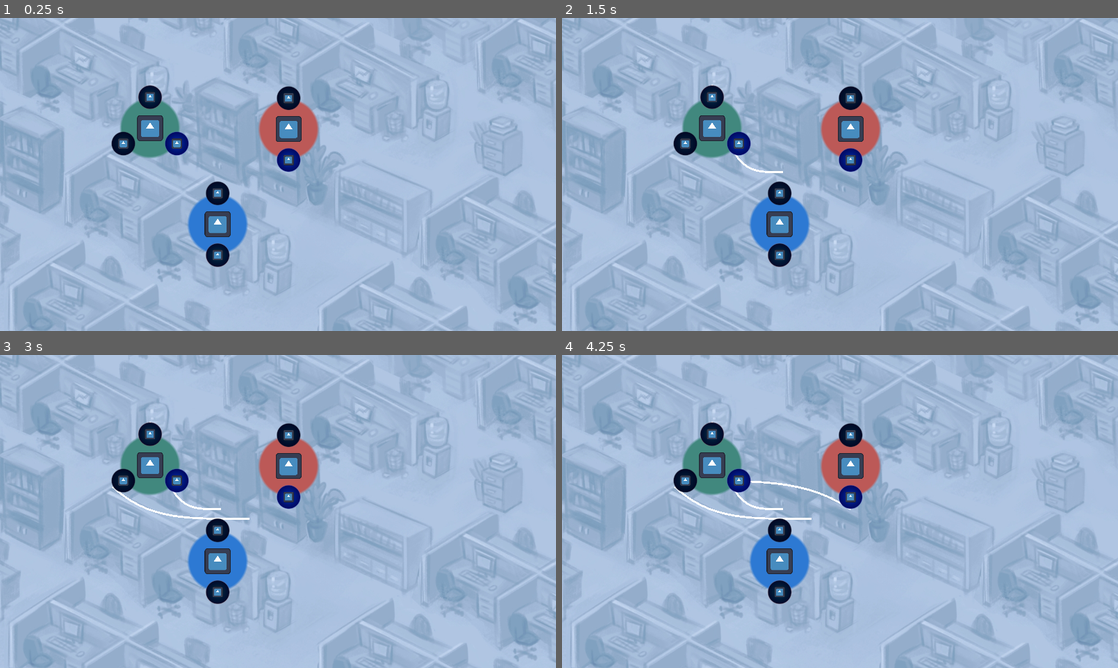
Above: before the commit, frames 1-4 (two rows, left to right).
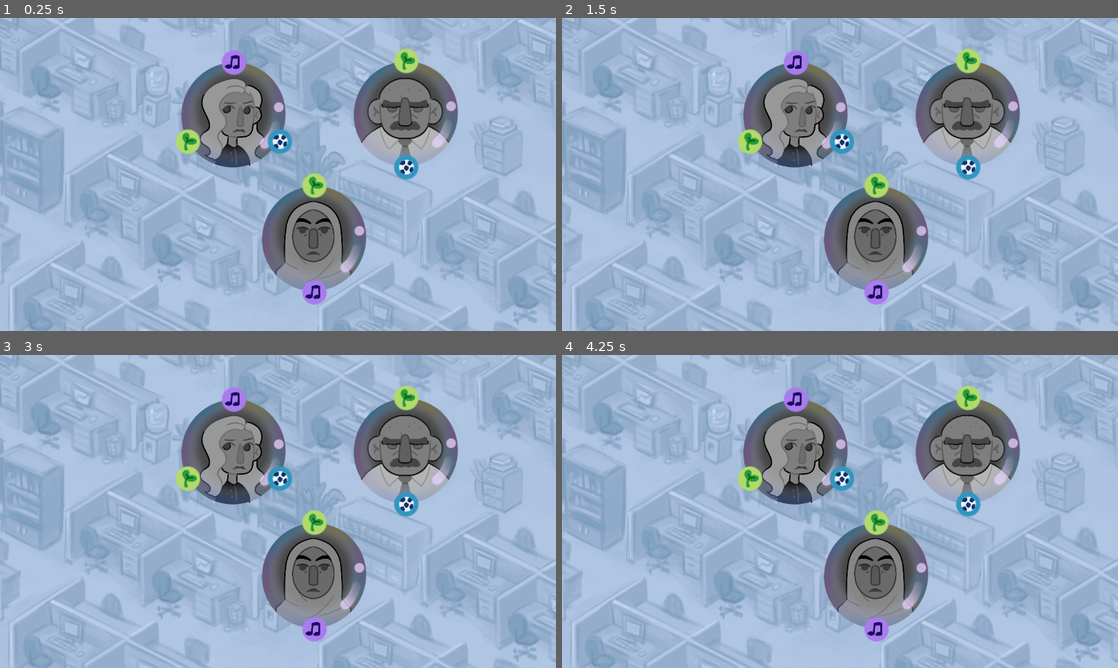
Above: after the commit, the same moments.

Repository: Andru7428/Teambuilding
Game: Godot game, scene res://main.tscn
Same seed, same stepped clock (60 frames per second), same inputs: the game is played once before the commit and once after it. The engine's default icon, where the game draws it, is replaced by a stand-in: a white triangle on a blue panel in a dark square.
Inputs (mouse positions are in pixels of both pictures, inside the frame that each line leads up to):
- Up to frame 1 (0.25 s): no input
- Up to frame 2 (1.5 s): tap Enter at 0.5 s; drag from (712, 96) to (851, 99) at 0.52 s; tap Space at 1.25 s; drag from (739, 143) to (851, 99) at 1.27 s
- Up to frame 3 (3 s): tap Enter at 2 s; move the mouse to (122, 480) at 2.02 s; press the mouse at (122, 480) at 2.03 s; release the mouse at (122, 480) at 2.75 s; tap Space at 2.75 s; drag from (289, 436) to (177, 480) at 2.77 s
- Up to frame 4 (4.25 s): tap Enter at 3.5 s; drag from (851, 495) to (684, 480) at 3.52 s

The runs differ from the first frame. In frame 1, 21% of the frame differs, in the area x 20-83%, y 9-92%; in frame 2, 21%; in frame 3, 21%; in frame 4, 21%.

Commit message:
Добавлена коллизия

Diff:
--- a/bubbles/bubble_1.tres
+++ b/bubbles/bubble_1.tres
@@ -1,14 +1,13 @@
 [gd_resource type="Resource" script_class="BubbleData" load_steps=7 format=3 uid="uid://cmoe4ygeyi4x0"]
 
-[ext_resource type="Texture2D" uid="uid://pggliaj12koj" path="res://icon.svg" id="1_djrx3"]
 [ext_resource type="Script" path="res://custom_resources/interest_data.gd" id="1_q4tfh"]
-[ext_resource type="Resource" uid="uid://kto7fn6m8nav" path="res://interests/movies.tres" id="3_3ou2o"]
+[ext_resource type="Texture2D" uid="uid://cxbfgvtqo7uy8" path="res://assets/bubbles/blonde2.png" id="1_yu76g"]
+[ext_resource type="Resource" uid="uid://kto7fn6m8nav" path="res://interests/music.tres" id="3_6jqj4"]
 [ext_resource type="Resource" uid="uid://cmnj6n0thkrdw" path="res://interests/sport.tres" id="4_w4i57"]
 [ext_resource type="Script" path="res://custom_resources/bubble_data.gd" id="5_ecpy2"]
-[ext_resource type="Resource" uid="uid://btgjfoki7boxa" path="res://interests/guns.tres" id="5_mjbwd"]
+[ext_resource type="Resource" uid="uid://btgjfoki7boxa" path="res://interests/plants.tres" id="5_fqdto"]
 
 [resource]
 script = ExtResource("5_ecpy2")
-color = Color(0.25326, 0.531867, 0.496013, 1)
-art = ExtResource("1_djrx3")
-interests = Array[ExtResource("1_q4tfh")]([ExtResource("3_3ou2o"), ExtResource("4_w4i57"), ExtResource("5_mjbwd")])
+art = ExtResource("1_yu76g")
+interests = Array[ExtResource("1_q4tfh")]([ExtResource("3_6jqj4"), ExtResource("4_w4i57"), ExtResource("5_fqdto")])
--- a/bubbles/bubble_2.tres
+++ b/bubbles/bubble_2.tres
@@ -1,13 +1,12 @@
-[gd_resource type="Resource" script_class="NodeData" load_steps=6 format=3 uid="uid://b0a71m858jxvk"]
+[gd_resource type="Resource" script_class="BubbleData" load_steps=6 format=3 uid="uid://b0a71m858jxvk"]
 
 [ext_resource type="Script" path="res://custom_resources/interest_data.gd" id="1_6y4m4"]
-[ext_resource type="Texture2D" uid="uid://pggliaj12koj" path="res://icon.svg" id="1_a3ma0"]
+[ext_resource type="Texture2D" uid="uid://b5bjyw5c26fu8" path="res://assets/bubbles/ded2.png" id="1_g7emb"]
 [ext_resource type="Script" path="res://custom_resources/bubble_data.gd" id="2_f0o7p"]
-[ext_resource type="Resource" uid="uid://btgjfoki7boxa" path="res://interests/guns.tres" id="3_jv0jh"]
+[ext_resource type="Resource" uid="uid://btgjfoki7boxa" path="res://interests/plants.tres" id="3_euopu"]
 [ext_resource type="Resource" uid="uid://cmnj6n0thkrdw" path="res://interests/sport.tres" id="4_r5ap6"]
 
 [resource]
 script = ExtResource("2_f0o7p")
-color = Color(0.73684, 0.348982, 0.341799, 1)
-art = ExtResource("1_a3ma0")
-interests = Array[ExtResource("1_6y4m4")]([ExtResource("3_jv0jh"), ExtResource("4_r5ap6")])
+art = ExtResource("1_g7emb")
+interests = Array[ExtResource("1_6y4m4")]([ExtResource("3_euopu"), ExtResource("4_r5ap6")])
--- a/bubbles/bubble_3.tres
+++ b/bubbles/bubble_3.tres
@@ -1,13 +1,12 @@
-[gd_resource type="Resource" script_class="NodeData" load_steps=6 format=3 uid="uid://xfbsxkoly6pi"]
+[gd_resource type="Resource" script_class="BubbleData" load_steps=6 format=3 uid="uid://xfbsxkoly6pi"]
 
-[ext_resource type="Texture2D" uid="uid://pggliaj12koj" path="res://icon.svg" id="1_6ka80"]
 [ext_resource type="Script" path="res://custom_resources/interest_data.gd" id="1_dg8qa"]
+[ext_resource type="Texture2D" uid="uid://ckwgybuerd7sm" path="res://assets/bubbles/hijab2.png" id="1_u0llv"]
 [ext_resource type="Script" path="res://custom_resources/bubble_data.gd" id="2_vydso"]
-[ext_resource type="Resource" uid="uid://btgjfoki7boxa" path="res://interests/guns.tres" id="3_mrjf2"]
-[ext_resource type="Resource" uid="uid://kto7fn6m8nav" path="res://interests/movies.tres" id="4_fys25"]
+[ext_resource type="Resource" uid="uid://btgjfoki7boxa" path="res://interests/plants.tres" id="3_mb17a"]
+[ext_resource type="Resource" uid="uid://kto7fn6m8nav" path="res://interests/music.tres" id="4_wso63"]
 
 [resource]
 script = ExtResource("2_vydso")
-color = Color(0.176708, 0.475674, 0.827341, 1)
-art = ExtResource("1_6ka80")
-interests = Array[ExtResource("1_dg8qa")]([ExtResource("3_mrjf2"), ExtResource("4_fys25")])
+art = ExtResource("1_u0llv")
+interests = Array[ExtResource("1_dg8qa")]([ExtResource("3_mb17a"), ExtResource("4_wso63")])
--- a/custom_resources/bubble_data.gd
+++ b/custom_resources/bubble_data.gd
@@ -1,6 +1,5 @@
 class_name BubbleData
 extends Resource
 
-@export_color_no_alpha var color: Color = Color(1, 1, 1)
 @export var art: Texture
 @export var interests: Array[InterestData]
--- a/custom_resources/interest_data.gd
+++ b/custom_resources/interest_data.gd
@@ -2,5 +2,4 @@
 extends Resource
 
 @export var id: int
-@export_color_no_alpha var color: Color = Color(1, 1, 1)
 @export var art: Texture
--- a/interests/guns.tres
+++ /dev/null
@@ -1,10 +0,0 @@
-[gd_resource type="Resource" script_class="InterestData" load_steps=3 format=3 uid="uid://btgjfoki7boxa"]
-
-[ext_resource type="Script" path="res://custom_resources/interest_data.gd" id="1_nq55t"]
-[ext_resource type="Texture2D" uid="uid://pggliaj12koj" path="res://icon.svg" id="1_r42ij"]
-
-[resource]
-script = ExtResource("1_nq55t")
-id = 0
-color = Color(0.320244, 0.320244, 0.320244, 1)
-art = ExtResource("1_r42ij")
--- a/interests/movies.tres
+++ /dev/null
@@ -1,10 +0,0 @@
-[gd_resource type="Resource" script_class="InterestData" load_steps=3 format=3 uid="uid://kto7fn6m8nav"]
-
-[ext_resource type="Texture2D" uid="uid://pggliaj12koj" path="res://icon.svg" id="1_5uoxg"]
-[ext_resource type="Script" path="res://custom_resources/interest_data.gd" id="1_21ni6"]
-
-[resource]
-script = ExtResource("1_21ni6")
-id = 0
-color = Color(0.750228, 0.438663, 0.376587, 1)
-art = ExtResource("1_5uoxg")
--- /dev/null
+++ b/interests/music.tres
@@ -0,0 +1,9 @@
+[gd_resource type="Resource" script_class="InterestData" load_steps=3 format=3 uid="uid://kto7fn6m8nav"]
+
+[ext_resource type="Texture2D" uid="uid://btdekxaodwdbt" path="res://assets/interests/h_purple.png" id="1_p46pb"]
+[ext_resource type="Script" path="res://custom_resources/interest_data.gd" id="2_ojfo2"]
+
+[resource]
+script = ExtResource("2_ojfo2")
+id = 0
+art = ExtResource("1_p46pb")
--- /dev/null
+++ b/interests/plants.tres
@@ -0,0 +1,9 @@
+[gd_resource type="Resource" script_class="InterestData" load_steps=3 format=3 uid="uid://btgjfoki7boxa"]
+
+[ext_resource type="Texture2D" uid="uid://t6x5xnx1h3pt" path="res://assets/interests/h_green.png" id="1_fet02"]
+[ext_resource type="Script" path="res://custom_resources/interest_data.gd" id="2_6ju5x"]
+
+[resource]
+script = ExtResource("2_6ju5x")
+id = 0
+art = ExtResource("1_fet02")
--- a/interests/sport.tres
+++ b/interests/sport.tres
@@ -1,10 +1,9 @@
 [gd_resource type="Resource" script_class="InterestData" load_steps=3 format=3 uid="uid://cmnj6n0thkrdw"]
 
-[ext_resource type="Texture2D" uid="uid://pggliaj12koj" path="res://icon.svg" id="1_jn3c6"]
+[ext_resource type="Texture2D" uid="uid://dtcbxholtlm7o" path="res://assets/interests/h_blue.png" id="1_saosc"]
 [ext_resource type="Script" path="res://custom_resources/interest_data.gd" id="1_vo4bf"]
 
 [resource]
 script = ExtResource("1_vo4bf")
 id = 0
-color = Color(0.363508, 0.403703, 0.869678, 1)
-art = ExtResource("1_jn3c6")
+art = ExtResource("1_saosc")
--- a/main.tscn
+++ b/main.tscn
@@ -14,13 +14,16 @@
 texture = ExtResource("1_40xyu")
 
 [node name="Node" parent="." instance=ExtResource("1_shwtf")]
-position = Vector2(311, 228)
+position = Vector2(485, 201)
+scale = Vector2(0.6, 0.6)
 node_data = ExtResource("2_sw4j1")
 
 [node name="Node2" parent="." instance=ExtResource("1_shwtf")]
-position = Vector2(598, 230)
+position = Vector2(842, 199)
+scale = Vector2(0.6, 0.6)
 node_data = ExtResource("3_dpnqa")
 
 [node name="Node3" parent="." instance=ExtResource("1_shwtf")]
-position = Vector2(451, 427)
+position = Vector2(652, 457)
+scale = Vector2(0.6, 0.6)
 node_data = ExtResource("4_m1i5k")
--- a/project.godot
+++ b/project.godot
@@ -38,6 +38,11 @@
 ]
 }
 
+[physics]
+
+2d/default_gravity=0.0
+2d/default_gravity_vector=Vector2(0, 0)
+
 [rendering]
 
 renderer/rendering_method="mobile"
--- a/scenes/bubble/bubble.gd
+++ b/scenes/bubble/bubble.gd
@@ -1,18 +1,28 @@
 class_name Bubble
-extends Node2D
+extends RigidBody2D
 
-const radius := 64
+const RADIUS := 110
 
 @export var node_data: BubbleData : set = _set_node_data
 @export var circle: Sprite2D
 @export var art: Sprite2D
 @export var interest_scene: PackedScene
 
+var dragging = false
+
+
+func _physics_process(delta: float) -> void:
+	if dragging:
+		linear_damp = 0
+		var direction = get_global_mouse_position() - global_position
+		linear_velocity = direction * 1000 * delta
+	else:
+		linear_damp = 10
+
 func _set_node_data(values: BubbleData):
 	node_data = values
 	if not is_node_ready():
 		await ready
-	circle.modulate = node_data.color
 	art.texture = node_data.art
 
 	var step = 2 * PI / len(node_data.interests)
@@ -20,5 +30,11 @@
 		var interest_data = node_data.interests[i]
 		var new_interest = interest_scene.instantiate() as Interest
 		new_interest.interest_data = interest_data
-		new_interest.global_position = Vector2(sin(i * step), -cos(i * step)) * radius
+		new_interest.global_position = Vector2(sin(i * step), -cos(i * step)) * RADIUS
 		add_child(new_interest)
+
+
+func _on_area_2d_input_event(_viewport: Node, event: InputEvent, _shape_idx: int) -> void:
+	if event.is_action_pressed("left_mouse"):
+		dragging = !dragging
+		linear_velocity = Vector2.ZERO
--- a/scenes/bubble/bubble.tscn
+++ b/scenes/bubble/bubble.tscn
@@ -1,30 +1,36 @@
-[gd_scene load_steps=6 format=3 uid="uid://bhs4f64u7oqsv"]
+[gd_scene load_steps=7 format=3 uid="uid://bhs4f64u7oqsv"]
 
 [ext_resource type="Script" path="res://scenes/bubble/bubble.gd" id="1_hmjej"]
 [ext_resource type="PackedScene" uid="uid://boambdev0eyrd" path="res://scenes/interest/interest.tscn" id="2_6ca8x"]
-[ext_resource type="Texture2D" uid="uid://pggliaj12koj" path="res://icon.svg" id="4_7ytfx"]
+[ext_resource type="Texture2D" uid="uid://cxbfgvtqo7uy8" path="res://assets/bubbles/blonde2.png" id="3_3qnpw"]
+[ext_resource type="Texture2D" uid="uid://e8t0s13053hy" path="res://assets/bubbles/bubble.png" id="4_c52kd"]
 
-[sub_resource type="Gradient" id="Gradient_vjsvh"]
-offsets = PackedFloat32Array(0, 0.921875, 1)
-colors = PackedColorArray(1, 1, 1, 1, 1, 1, 1, 1, 1, 1, 1, 0)
+[sub_resource type="CircleShape2D" id="CircleShape2D_gcouu"]
+radius = 110.0
 
-[sub_resource type="GradientTexture2D" id="GradientTexture2D_olnk0"]
-gradient = SubResource("Gradient_vjsvh")
-width = 128
-height = 128
-fill = 1
-fill_from = Vector2(0.5, 0.5)
-fill_to = Vector2(0.5, 0)
+[sub_resource type="CircleShape2D" id="CircleShape2D_1654c"]
+radius = 110.0
 
-[node name="Node" type="Node2D" node_paths=PackedStringArray("circle", "art")]
+[node name="Node" type="RigidBody2D" node_paths=PackedStringArray("circle", "art")]
+lock_rotation = true
 script = ExtResource("1_hmjej")
-circle = NodePath("Circle")
+circle = NodePath("")
 art = NodePath("Art")
 interest_scene = ExtResource("2_6ca8x")
 
-[node name="Circle" type="Sprite2D" parent="."]
-texture = SubResource("GradientTexture2D_olnk0")
+[node name="Art" type="Sprite2D" parent="."]
+texture = ExtResource("3_3qnpw")
 
-[node name="Art" type="Sprite2D" parent="."]
-scale = Vector2(0.421875, 0.421875)
-texture = ExtResource("4_7ytfx")
+[node name="Bubble" type="Sprite2D" parent="."]
+texture = ExtResource("4_c52kd")
+
+[node name="CollisionShape2D" type="CollisionShape2D" parent="."]
+scale = Vector2(1, 1)
+shape = SubResource("CircleShape2D_gcouu")
+
+[node name="Area2D" type="Area2D" parent="."]
+
+[node name="CollisionShape2D" type="CollisionShape2D" parent="Area2D"]
+shape = SubResource("CircleShape2D_1654c")
+
+[connection signal="input_event" from="Area2D" to="." method="_on_area_2d_input_event"]
--- a/scenes/interest/interest.gd
+++ b/scenes/interest/interest.gd
@@ -16,7 +16,6 @@
 	interest_data = values
 	if not is_node_ready():
 		await ready
-	circle.modulate = interest_data.color
 	art.texture = interest_data.art
 
 
@@ -25,7 +24,7 @@
 		if not StateMachine.connecting:
 			var new_line = line_scene.instantiate() as Line
 			new_line.target_1 = self
-			self.add_child(new_line)
+			add_child(new_line)
 			StateMachine.active_line = new_line
 			StateMachine.connecting = true
 		elif StateMachine.active_line != null:
--- a/scenes/interest/interest.tscn
+++ b/scenes/interest/interest.tscn
@@ -1,37 +1,22 @@
-[gd_scene load_steps=7 format=3 uid="uid://boambdev0eyrd"]
+[gd_scene load_steps=5 format=3 uid="uid://boambdev0eyrd"]
 
-[ext_resource type="Texture2D" uid="uid://pggliaj12koj" path="res://icon.svg" id="1_ax7df"]
 [ext_resource type="Script" path="res://scenes/interest/interest.gd" id="1_leb37"]
+[ext_resource type="Texture2D" uid="uid://dtcbxholtlm7o" path="res://assets/interests/h_blue.png" id="3_jgqyj"]
 [ext_resource type="PackedScene" uid="uid://dggbo8v7of0vs" path="res://scenes/line/line.tscn" id="3_m0uav"]
 
-[sub_resource type="Gradient" id="Gradient_rjv1t"]
-offsets = PackedFloat32Array(0, 0.921875, 1)
-colors = PackedColorArray(0, 0.443137, 0.756863, 1, 0, 0.0901961, 0.447059, 1, 1, 1, 1, 0)
-
-[sub_resource type="GradientTexture2D" id="GradientTexture2D_856dw"]
-gradient = SubResource("Gradient_rjv1t")
-width = 128
-height = 128
-fill = 1
-fill_from = Vector2(0.5, 0.5)
-fill_to = Vector2(0.5, 0)
-
 [sub_resource type="CircleShape2D" id="CircleShape2D_k3hf6"]
-radius = 62.5
+radius = 8.0
 
 [node name="Interest" type="Node2D" node_paths=PackedStringArray("circle", "art")]
-scale = Vector2(0.4, 0.4)
+scale = Vector2(3, 3)
 script = ExtResource("1_leb37")
-circle = NodePath("Circle")
+circle = NodePath("")
 art = NodePath("Art")
 line_scene = ExtResource("3_m0uav")
 
-[node name="Circle" type="Sprite2D" parent="."]
-texture = SubResource("GradientTexture2D_856dw")
-
 [node name="Art" type="Sprite2D" parent="."]
 scale = Vector2(0.421875, 0.421875)
-texture = ExtResource("1_ax7df")
+texture = ExtResource("3_jgqyj")
 
 [node name="Area2D" type="Area2D" parent="."]
 
Not shown, added: scenes/bubble/bubF1BA.tmp
